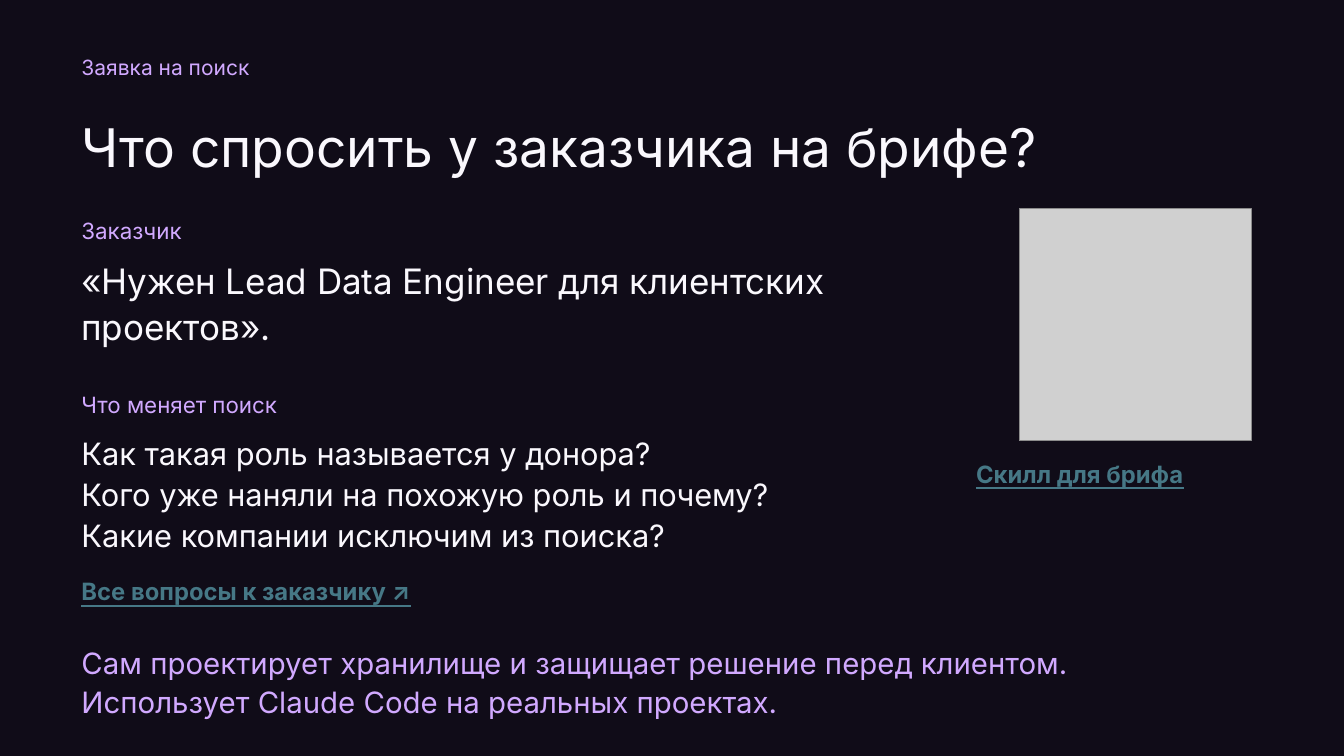
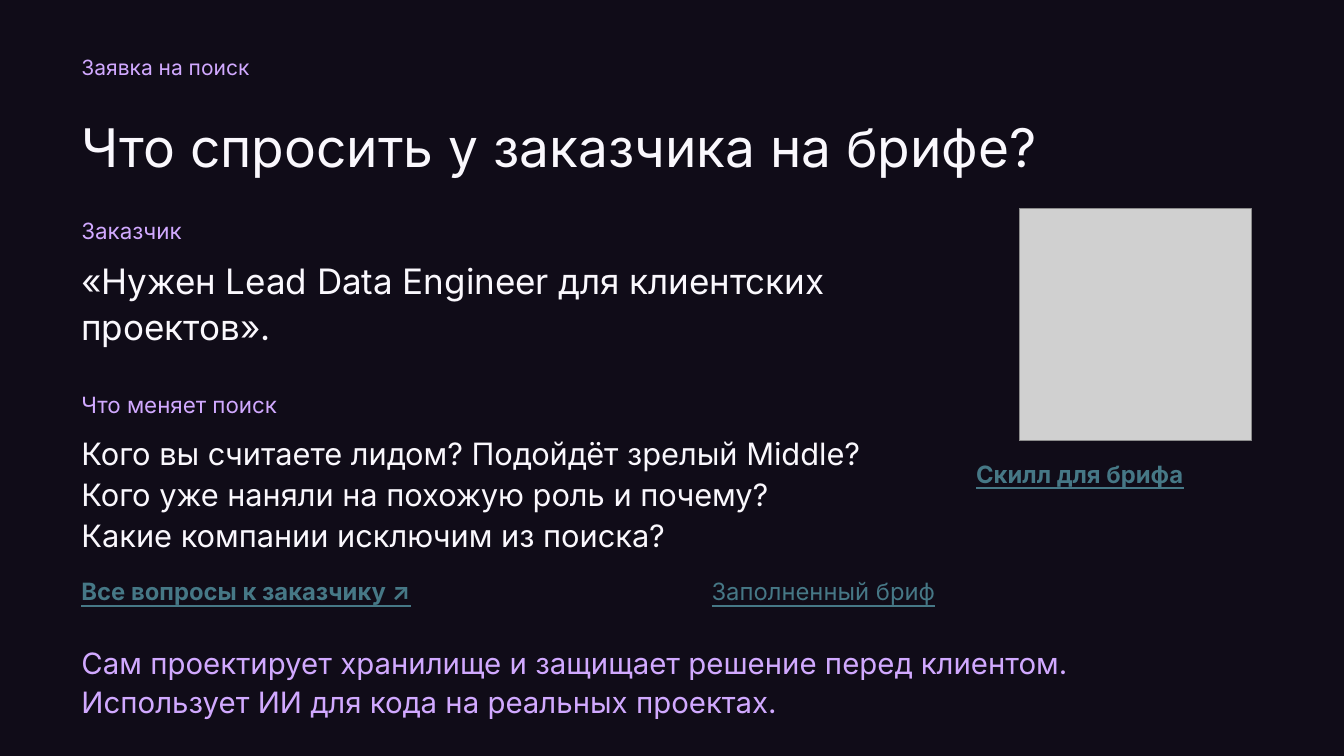
Before and after one commit to Da6ka/ta-meetup-ai-sourcing-2026-11-19, a slide deck: slide 4 of materials/spb-it-recruiter-meetup.pptx (slide 3 before the commit). Drawn at 1344x756 pixels with LibreOffice and Linux fonts; fonts in the diff are those of the drawing; grey boxes stand for pictures. Boxes give left, top, right and bottom in pixels: in the first picture for what was removed or moved away, otherwise in the second. Text is boxed around its words. In the diff, an @@ line names an element or a change of style, - is before the commit and + after.

```diff
--- a/materials/spb-it-recruiter-meetup.pptx
+++ b/materials/spb-it-recruiter-meetup.pptx
@@ text at box(81, 441, 860, 472): text changed @@
-Как такая роль называется у донора?
+Кого вы считаете лидом? Подойдёт зрелый Middle?
@@ text added at box(712, 582, 935, 607), 17 pt, text #467886, underline @@
+Заполненный бриф
@@ text at box(81, 691, 777, 719): text changed @@
-Использует Claude Code на реальных проектах.
+Использует ИИ для кода на реальных проектах.
```
Also in this commit, not shown: 7 other slides changed, 4 slides added, 2 other files.
